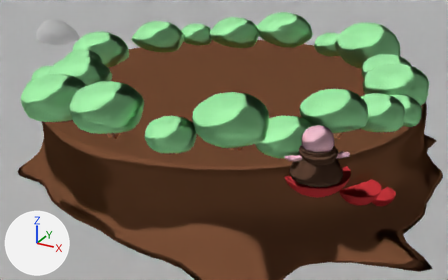
Before and after pictures for a commit that changed the Blender file production/shots/3_present/present_0200.blend.
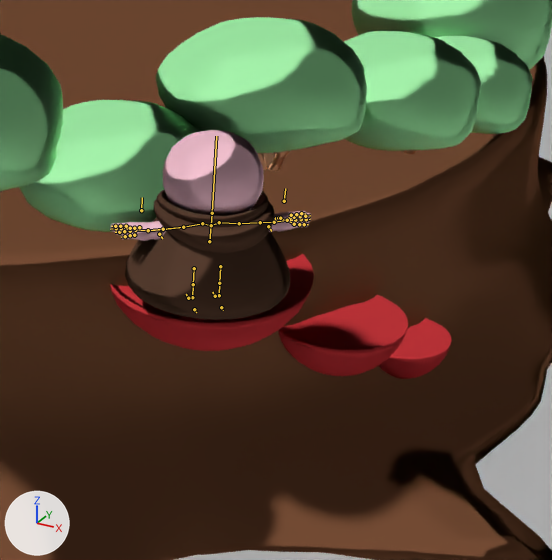
Old and new are each drawn from a 50 mm camera at (8.69, -16.24, 8.46) aimed at (2.69, -5.32, 3.0) and again close up on the part from 55% to 96% of the width and 30% to 95% of the height. Arrows for +X, +Y and +Z are at lower left; the lights stay in place. Both versions are drawn at the pose saved in each file; the numbers are the values there. The bones that bend it are drawn over the model as lines in the close-ups.

The first close-up shows 'Environment', 'Pebble.001', 'Temp stump foliage'.
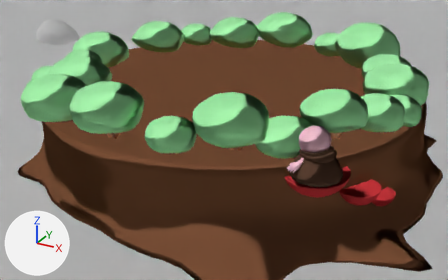
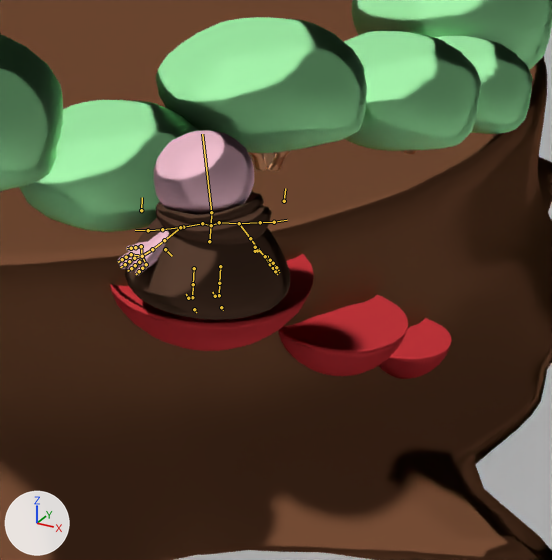
Commit message: animatic motion present 100-600

Where the change shows, as pixel boxes [x1, y1, x2, y2] in the close-ups (552 x 560 px):
'Pebble.001', posed (14% narrower): before [110, 130, 311, 320]; after [117, 130, 290, 320]
bone 'center_neck', root to tip: before (211, 225) to (212, 213); after (211, 225) to (211, 212)
bone 'center_head', root to tip: before (212, 213) to (216, 136); after (211, 212) to (202, 134)
bone 'left_upperarm', root to tip: before (183, 227) to (163, 229); after (180, 227) to (164, 240)
bone 'right_upperarm', root to tip: before (239, 223) to (260, 222); after (239, 223) to (250, 238)

The edits, one by one:
Bone 'center_neck' (bone_center_neck) turns from (0, 0, 0) to (5, 0, 0) degrees about its own x, y and z.
Bone 'center_head' (bone_center_head) turns from (0, 0, 0) to (3, 50, -5) degrees about its own x, y and z.
Bone 'left_upperarm' (bone_left_upperarm) moves from (0.0, 0.0, 0.0) to (0.022, 0.025, -0.01).
Bone 'left_upperarm' (bone_left_upperarm) turns from (0, 0, 0) to (27, -14, -26) degrees about its own x, y and z.
Bone 'right_upperarm' (bone_right_upperarm) turns from (0, 0, 0) to (53, 0, 0) degrees about its own x, y and z.
